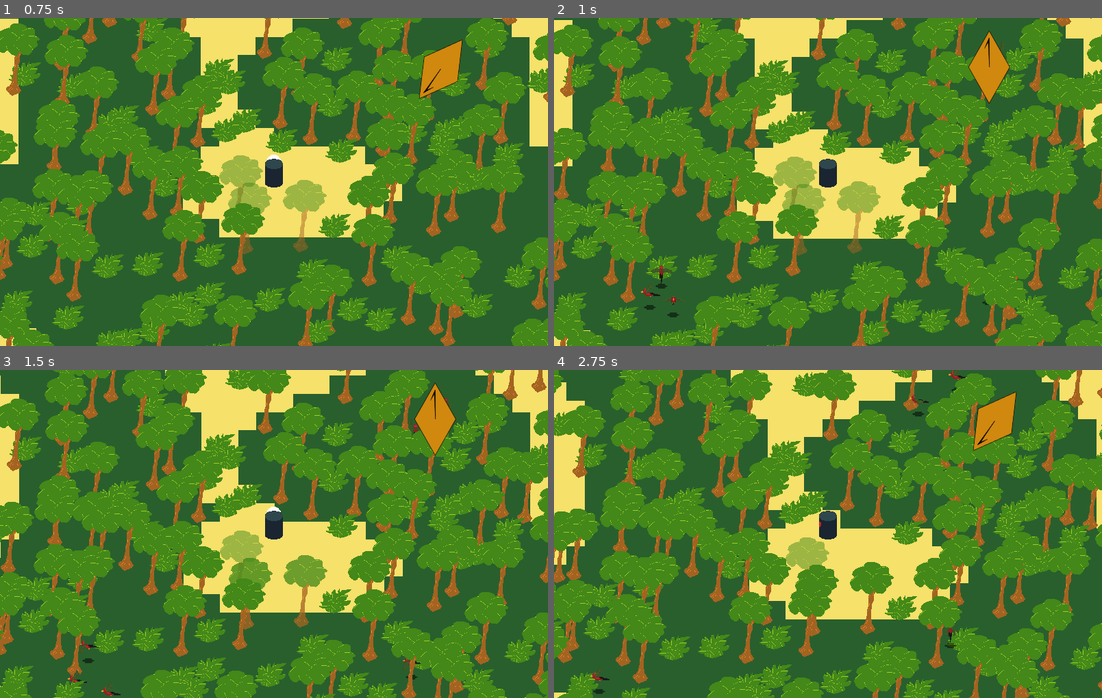
Above: before the commit, frames 1-4 (two rows, left to right).
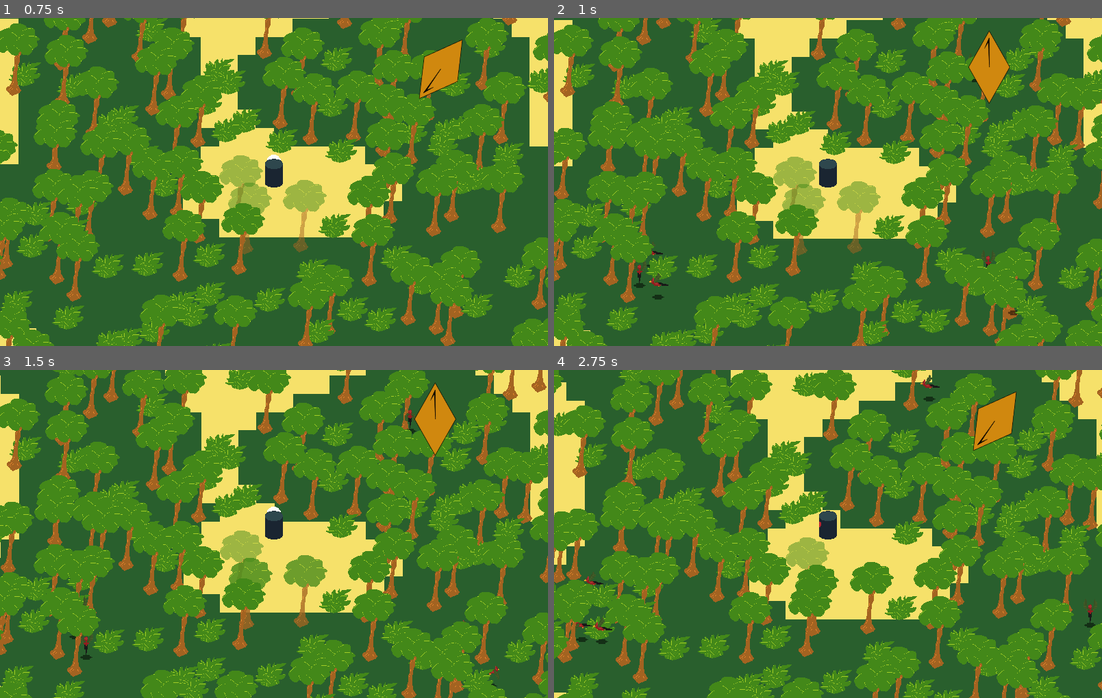
Above: after the commit, the same moments.

Repository: gamkedo-la/Jungle-Adventure
Game: Godot game, scene res://World.tscn
Two runs of this game, one before a commit and one after it. Both use one fixed random seed, a clock stepped at 60 frames per second and the inputs below.
Inputs (mouse positions are in pixels of both pictures, inside the frame that each line leads up to):
- Up to frame 1 (0.75 s): move the mouse to (246, 247) at 0.52 s; hold Up (ui_up) from 0.53 s (still down); tap C (action) at 0.6 s
- Up to frame 2 (1 s): keep holding Up (ui_up)
- Up to frame 3 (1.5 s): keep holding Up (ui_up); move the mouse to (438, 583) at 1.27 s; tap C (action) at 1.35 s
- Up to frame 4 (2.75 s): move the mouse to (663, 484) at 2.02 s; release Up (ui_up) at 2.03 s; hold Left (ui_left) from 2.03 s (still down); tap C (action) at 2.1 s

Frame 1 is identical in both runs. In frame 2, 0.4% of the frame differs, in the area x 14-85%, y 7-92%; in frame 3, 0.3%; in frame 4, 0.5%, in the area x 3-100%, y 0-99%.

Commit message:
Give parrots goals to move towards, make them flee from player

Diff:
--- a/Room.gd
+++ b/Room.gd
@@ -8,7 +8,7 @@
 const TREE_FREQUENCY = 50
 const MAX_ANIMALS := 5
 const ANIMAL_SPAWN_CHANCE := 0.5
-const ANIMAL_SPAWN_RADIUS := 25.0
+const ANIMAL_SPAWN_RADIUS := 100.0
 const CELL_SIZE = 64
 const ROOM_WIDTH = 18
 const ROOM_HEIGHT = 12
@@ -48,9 +48,11 @@
 
 
 	var animal_spawn_area = Vector2(rng.randi_range(0, ROOM_WIDTH), rng.randi_range(0, ROOM_HEIGHT))
-	for i in range(0, MAX_ANIMALS):
+	var animal_wander_time = randi() % 15 + 5
+	for _i in range(0, MAX_ANIMALS):
 		if randf() > ANIMAL_SPAWN_CHANCE:
 			var animal = AnimalScene.instance()
+			animal.init(global_position + animal_spawn_area, animal_wander_time)
 			_animal_members.append(animal)
 			var random_offset = Vector2.RIGHT.rotated(deg2rad(randf() * 360.0)).normalized() * (randf() * ANIMAL_SPAWN_RADIUS)
 			animal.position = position + animal_spawn_area + random_offset
--- a/Wildlife/Animal.gd
+++ b/Wildlife/Animal.gd
@@ -2,16 +2,20 @@
 class_name Animal
 
 enum {
-	IDLE,
 	WANDER,
-	FLEE
+	FLEE,
+	GOAL,
 }
+
+const animation_length_seconds = 0.6
 
 onready var steering_controller = $SteeringController
 onready var animation_tree = $AnimationTree
 
-var MAX_SPEED = 5.0
-var MIN_SPEED = 2.5
+var goal_distance_threshold := 200.0
+
+var MAX_SPEED = 4.0
+var MIN_SPEED = 3.0
 
 var velocity = Vector2.ZERO
 var knockback = Vector2.ZERO
@@ -19,17 +23,32 @@
 var on_screen = false
 var should_free = false
 
+var room_spawn = Vector2.ZERO
+
+var state = WANDER
+var timer_length = 15
+
+var set_animation_player_position = false
 
 # Called when the node enters the scene tree for the first time.
 func _ready():
 	randomize()
 	velocity = Vector2(rand_range(-1.0, 1.0), rand_range(-1.0, 1.0)).normalized() * MAX_SPEED
-	# World, other animals
-	var mask_bit = 16 | 32
+	# Player, World, other animals
+	var mask_bit = 2 | 16 | 32
 	steering_controller.set_mask(mask_bit)
 
-func _process(delta):
-	velocity = steering_controller.get_target_velocity(velocity)
+	$WanderTimer.start(timer_length)
+
+
+func _physics_process(_delta):
+	if $AnimationPlayer.is_playing() and !set_animation_player_position:
+		set_animation_player_position = true
+		$AnimationPlayer.seek(randf() * animation_length_seconds)
+
+	var goal = room_spawn if state == GOAL else null
+
+	velocity = steering_controller.get_target_velocity(velocity, goal)
 	if abs(velocity.length()) < MIN_SPEED:
 		velocity = velocity.normalized() * MIN_SPEED
 	elif abs(velocity.length()) > MAX_SPEED:
@@ -38,6 +57,11 @@
 	animation_tree.set("parameters/blend_position", velocity.normalized())
 
 	position += velocity
+
+	if state == GOAL && room_spawn.distance_to(global_position) <= goal_distance_threshold:
+		state = WANDER
+		$WanderTimer.start()
+
 	update()
 
 
@@ -45,18 +69,24 @@
 	if Utils.DRAW_DEBUG:
 		draw_line(Vector2.ZERO, (velocity * 20.0), Color.green)
 
+func init(spawn_point, wander_timer_start):
+	room_spawn = spawn_point
+	timer_length = wander_timer_start
+
 func room_removed():
 	if on_screen == false:
 		queue_free()
 	else:
 		should_free = true
 
-
 func _on_VisibilityNotifier2D_screen_entered():
 	on_screen = true
-
 
 func _on_VisibilityNotifier2D_screen_exited():
 	on_screen = false
 	if should_free:
 		queue_free()
+
+func _on_WanderTimer_timeout():
+	assert(state == WANDER)
+	state = GOAL
--- a/Wildlife/Animal.tscn
+++ b/Wildlife/Animal.tscn
@@ -2,13 +2,13 @@
 
 [ext_resource path="res://Wildlife/Parrot.png" type="Texture" id=1]
 [ext_resource path="res://Wildlife/Animal.gd" type="Script" id=2]
-[ext_resource path="res://Wildlife/SteeringController.gd" type="Script" id=3]
+[ext_resource path="res://Wildlife/SteeringController.tscn" type="PackedScene" id=3]
 [ext_resource path="res://Wildlife/Shadow.png" type="Texture" id=4]
 
 [sub_resource type="CircleShape2D" id=1]
 radius = 15.0
 
-[sub_resource type="Animation" id=6]
+[sub_resource type="Animation" id=2]
 resource_name = "FlyDown"
 length = 0.6
 loop = true
@@ -44,8 +44,7 @@
 "values": [ 3, 4, 5 ]
 }
 
-[sub_resource type="Animation" id=3]
-resource_name = "FlyRight"
+[sub_resource type="Animation" id=4]
 length = 0.6
 loop = true
 step = 0.2
@@ -115,19 +114,18 @@
 texture = ExtResource( 1 )
 offset = Vector2( 0, -15.607 )
 hframes = 12
-frame = 10
+frame = 9
 
 [node name="CollisionShape2D" type="CollisionShape2D" parent="."]
 shape = SubResource( 1 )
 
 [node name="AnimationPlayer" type="AnimationPlayer" parent="."]
-anims/FlyDown = SubResource( 6 )
-anims/FlyLeft = SubResource( 4 )
-anims/FlyRight = SubResource( 3 )
+anims/FlyDown = SubResource( 2 )
+anims/FlyLeft = SubResource( 3 )
+anims/FlyRight = SubResource( 4 )
 anims/FlyUp = SubResource( 5 )
 
-[node name="SteeringController" type="Node2D" parent="."]
-script = ExtResource( 3 )
+[node name="SteeringController" parent="." instance=ExtResource( 3 )]
 
 [node name="VisibilityNotifier2D" type="VisibilityNotifier2D" parent="."]
 position = Vector2( -42.8177, -97.4351 )
@@ -143,5 +141,10 @@
 [node name="ShadowSprite" type="Sprite" parent="."]
 scale = Vector2( 3, 3 )
 texture = ExtResource( 4 )
+
+[node name="WanderTimer" type="Timer" parent="."]
+wait_time = 15.0
+one_shot = true
 [connection signal="screen_entered" from="VisibilityNotifier2D" to="." method="_on_VisibilityNotifier2D_screen_entered"]
 [connection signal="screen_exited" from="VisibilityNotifier2D" to="." method="_on_VisibilityNotifier2D_screen_exited"]
+[connection signal="timeout" from="WanderTimer" to="." method="_on_WanderTimer_timeout"]
--- a/Wildlife/SteeringController.gd
+++ b/Wildlife/SteeringController.gd
@@ -9,6 +9,7 @@
 
 var keep_distance_radius = 50.0
 var match_velocity_strength = 0.05
+var follow_goal_strength = 0.25
 
 var mask := 0 setget set_mask
 var last_seen = []
@@ -30,7 +31,7 @@
 	neighbor_search_radius = value
 	NeighorSearchShape.radius = neighbor_search_radius
 
-func get_target_velocity(current_velocity: Vector2) -> Vector2:
+func get_target_velocity(current_velocity: Vector2, goal) -> Vector2:
 	last_seen = []
 	update()
 	var collisions = Utils.shape_cast_get_result(NeighorSearchShape, get_parent().transform, self.mask, [get_parent()])
@@ -42,6 +43,8 @@
 	var center_of_mass = Vector2.ZERO
 	var keep_distance = Vector2.ZERO
 	var match_velocity = Vector2.ZERO
+	var follow_goal = Vector2.ZERO
+	var flee_direction = Vector2.ZERO
 
 	var neigbor_count = 0
 	for collision in collisions:
@@ -64,6 +67,20 @@
 		if neighbor is Animal:
 			match_velocity += neighbor.velocity
 
+		if neighbor.name.find("Player") != -1:
+			if neighbor.global_position.distance_to(get_parent().global_position) < (keep_distance_radius * 3.0):
+				flee_direction = - (neighbor.global_position - get_parent().global_position)
+
+
+	# rule 5
+	if goal != null:
+		follow_goal = (goal - get_parent().global_position).normalized() * follow_goal_strength
+
+
+	# rule 5
+#	if flee != null:
+
+
 	if neigbor_count > 0:
 		center_of_mass /= float(neigbor_count)
 		match_velocity /= float(neigbor_count)
@@ -72,4 +89,4 @@
 	match_velocity = (match_velocity - get_parent().velocity) * match_velocity_strength
 	keep_distance *= 0.01
 
-	return current_velocity + center_of_mass + keep_distance + match_velocity
+	return current_velocity + center_of_mass + keep_distance + match_velocity + follow_goal + flee_direction
--- /dev/null
+++ b/Wildlife/SteeringController.tscn
@@ -0,0 +1,6 @@
+[gd_scene load_steps=2 format=2]
+
+[ext_resource path="res://Wildlife/SteeringController.gd" type="Script" id=1]
+
+[node name="SteeringController" type="Node2D"]
+script = ExtResource( 1 )
Not shown, added: Plant/tree1idlestates.png.import
Not shown, added: Player/explorer idle.png.import
Not shown, added: Tilesets/undergrowth-tile-1.png.import
Not shown: 3 places in Wildlife/Animal.tscn that only renumber resources
